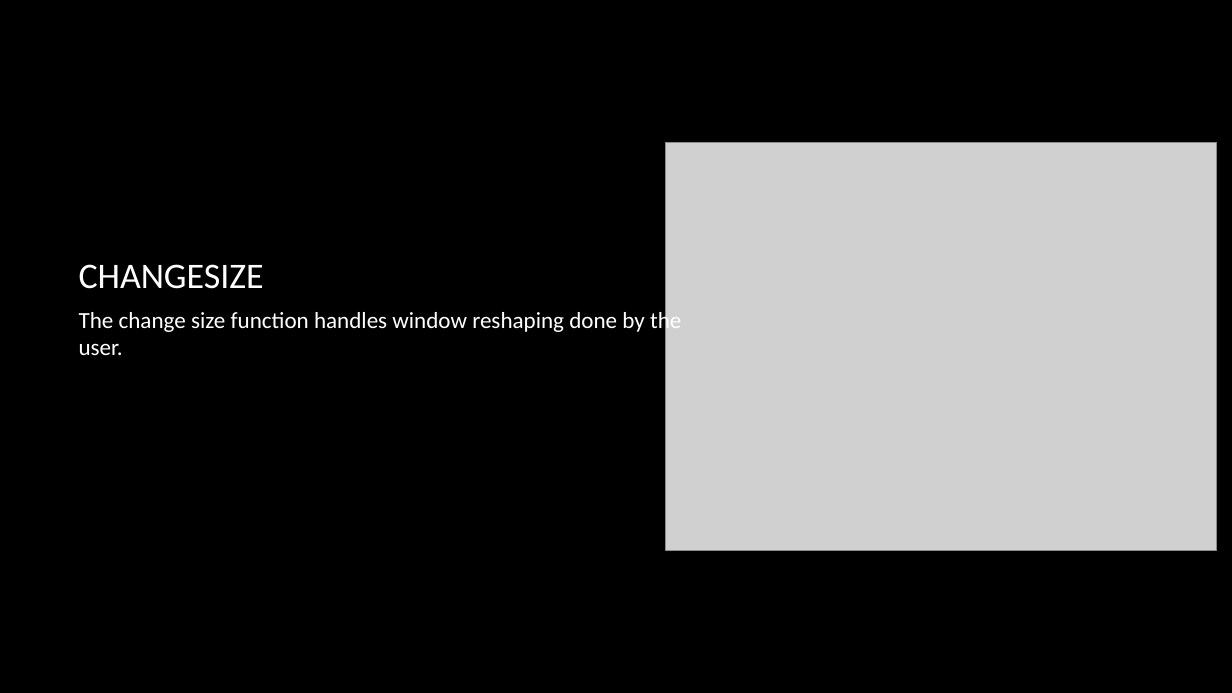
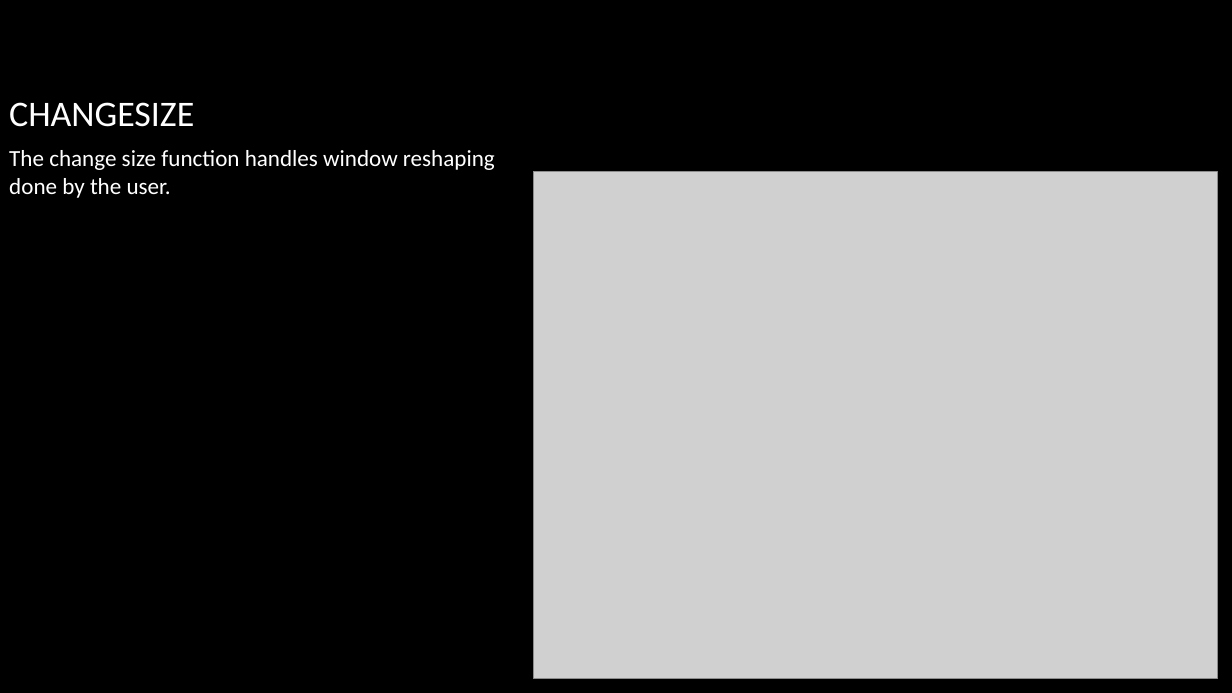
Before and after one commit to Quigmodacon/GraphicsFeverDream, a slide deck: slide 11 of JonathanHansen-Assignment2.pptx (slide 10 before the commit). Drawn at 1232x693 pixels with LibreOffice and Linux fonts; fonts in the diff are those of the drawing; grey boxes stand for pictures; background and template pictures are left out. Boxes give left, top, right and bottom in pixels: in the first picture for what was removed or moved away, otherwise in the second. Text is boxed around its words. In the diff, an @@ line names an element or a change of style, - is before the commit and + after.

```diff
--- a/JonathanHansen-Assignment2.pptx
+++ b/JonathanHansen-Assignment2.pptx
@@ title "CHANGESIZE" moved from (x1=79, y1=264, x2=264, y2=289) to (x1=9, y1=102, x2=194, y2=127) @@
@@ text "The change size function handles ..." rewrapped from (x1=79, y1=308, x2=681, y2=355) to (x1=9, y1=150, x2=495, y2=198) @@
@@ picture resized from (x1=666, y1=142, x2=1217, y2=551) to (x1=533, y1=172, x2=1217, y2=679) @@
```
Also in this commit, not shown: 8 other slides changed, 1 slide added.
